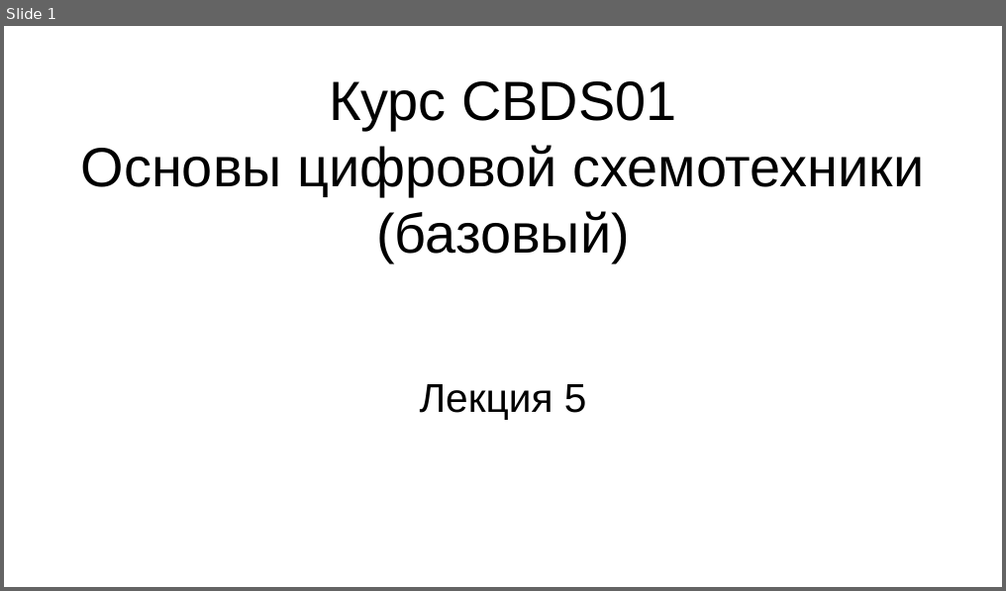
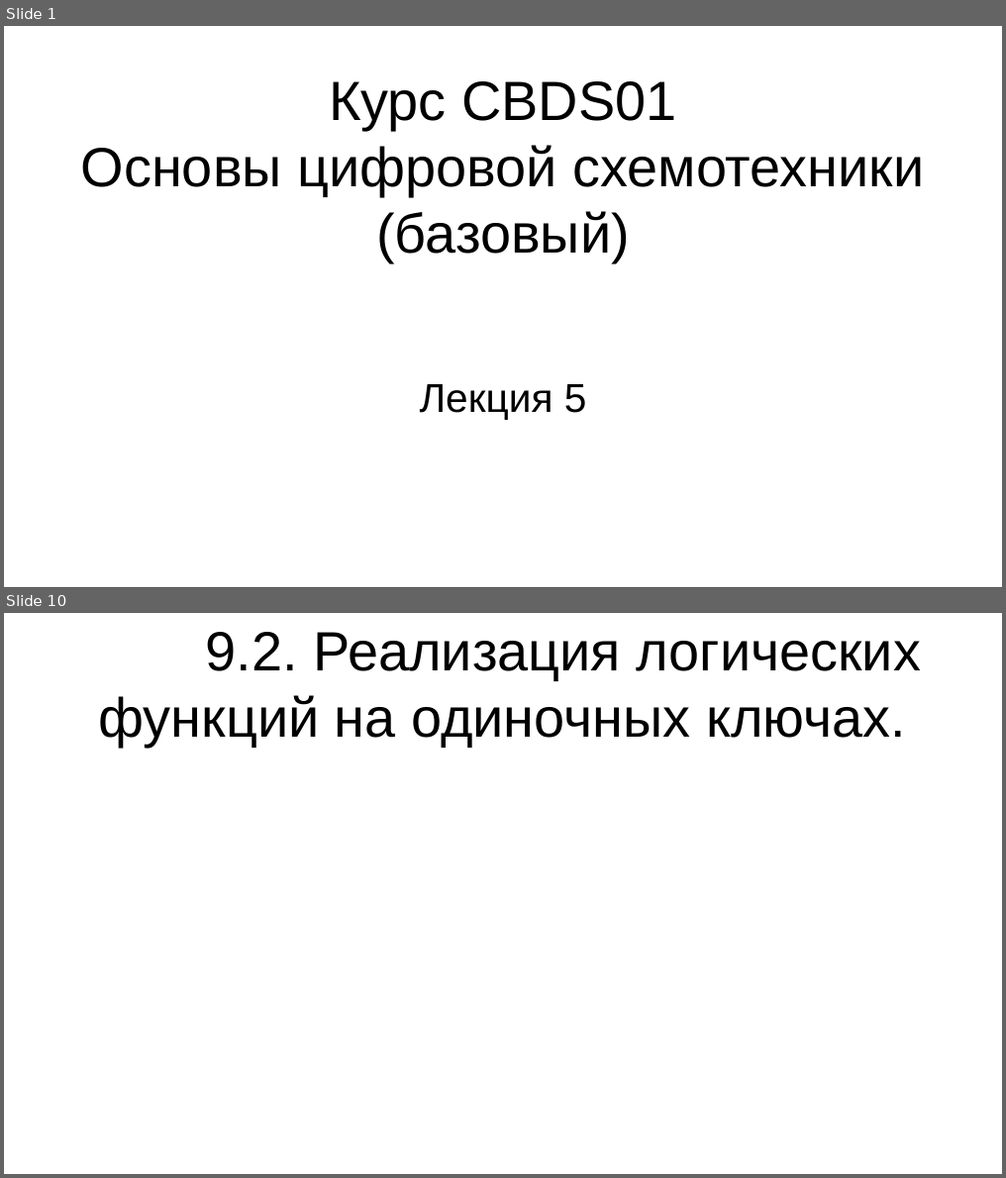
Before and after one commit to steelcraft/stud-lab, a slide deck: Лекции/СBDS01#L5.odp. Shown one above the other, each under a label of ours: slide 1 before the commit, slides 1 and 10 after it; the slides between them are not shown. The pictures are 1006x591 and 1006x1178 pixels, drawn with LibreOffice and Linux fonts; fonts in the diff are those of the drawing. Boxes give left, top, right and bottom in pixels: in the first picture for what was removed or moved away, otherwise in the second. Text is boxed around its words. In the diff, an @@ line names an element or a change of style, - is before the commit and + after.

```diff
--- a/Лекции/СBDS01#L5.odp
+++ b/Лекции/СBDS01#L5.odp
@@ slide 10 added at [4,613,1002,1174], background #FFFFFF @@
@@ title added at [99,632,921,747], 44 pt, text #000000 @@
+9.2. Реализация логических функций на одиночных ключах.
```
Also in this commit, not shown: 15 other slides added.
